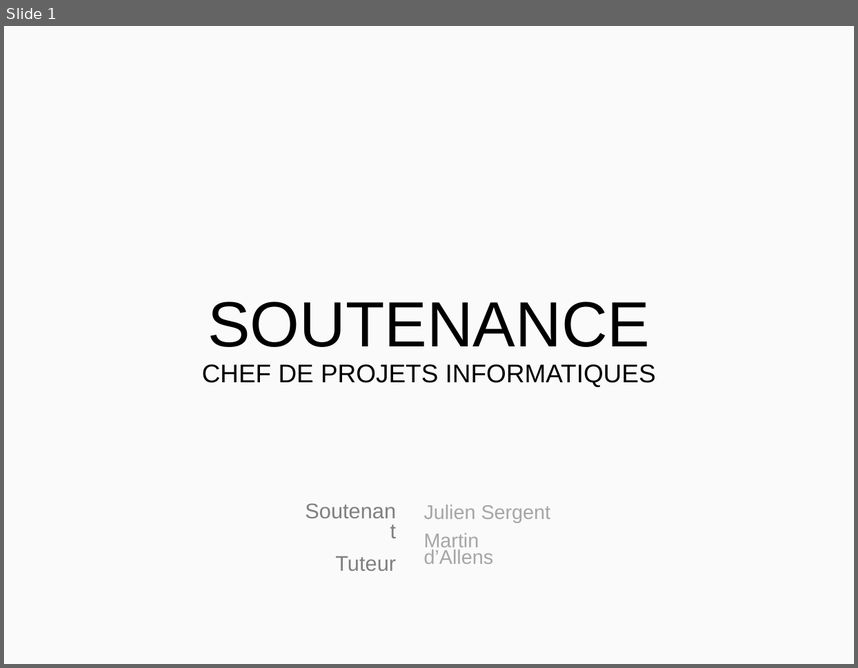
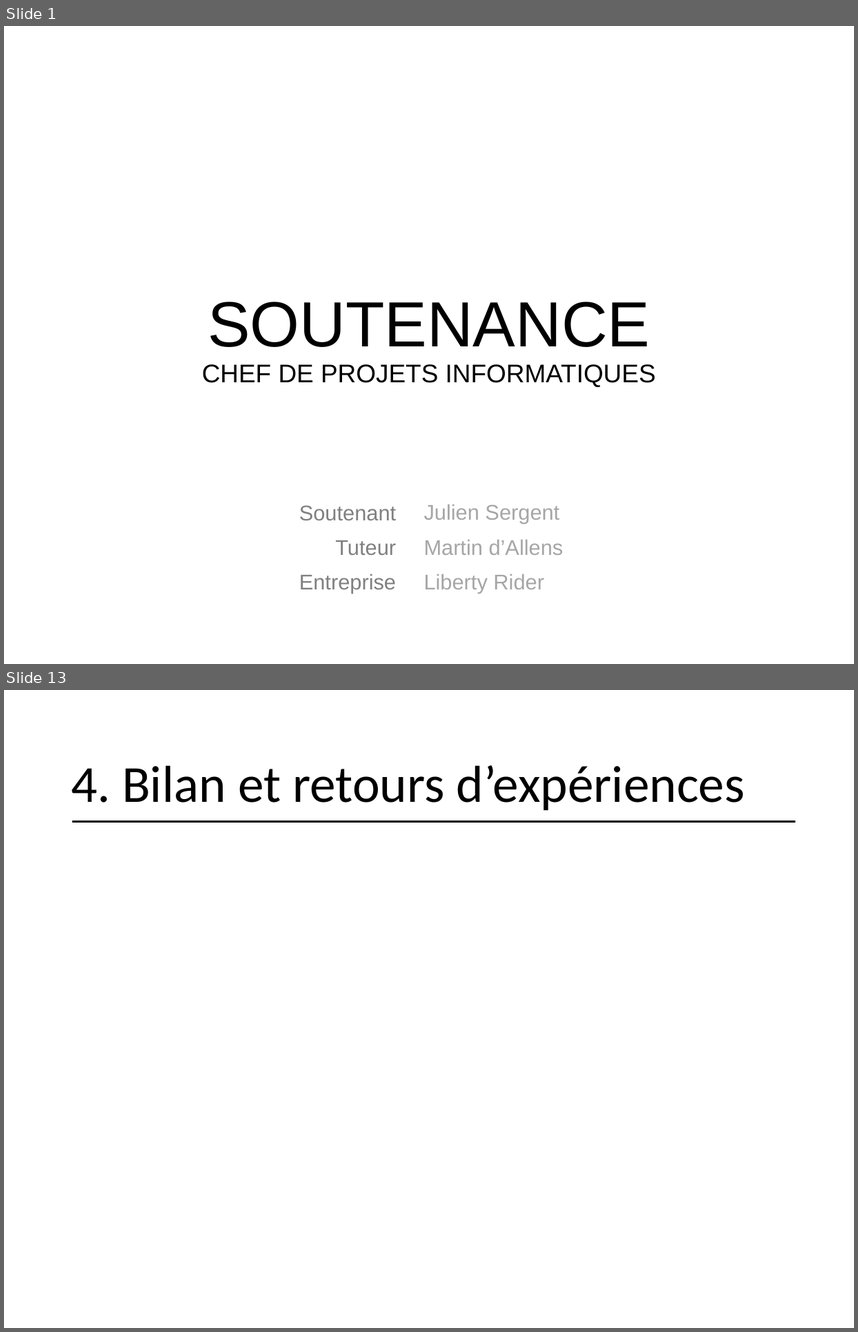
Before and after one commit to MadDeveloper/thesis, a slide deck: Présentation.pptx. Shown one above the other, each under a label of ours: slide 1 before the commit, slides 1 and 13 after it; the slides between them are not shown. The pictures are 858x668 and 858x1332 pixels, drawn with LibreOffice and Linux fonts; fonts in the diff are those of the drawing. Boxes give left, top, right and bottom in pixels: in the first picture for what was removed or moved away, otherwise in the second. Text is boxed around its words. In the diff, an @@ line names an element or a change of style, - is before the commit and + after.

```diff
--- a/Présentation.pptx
+++ b/Présentation.pptx
@@ slide 13 added at (4, 690, 854, 1328), background #FFFFFF @@
@@ title added at (71, 765, 745, 810), 44 pt, text #000000 @@
+4. Bilan et retours d’expériences
@@ line added from (72, 822) to (795, 822), #000000 2 pt @@
@@ slide 1 changed as well @@
@@ background #FAFAFA to #FFFFFF @@
@@ text "Soutenant": place and size @@
-text "Soutenant" at (335, 556, 396, 570)
+text "Soutenant" at (299, 505, 396, 593)
@@ text at (299, 505, 396, 555): line spacing 0.8 to 0.9 @@
@@ subtitle at (424, 504, 564, 555): size 16.8 to 18 pt in "Julien Sergent", "Martin d’Allens"; line spacing 0.7 to 0.9 @@
@@ text at (299, 573, 396, 593): paragraph added @@
+Entreprise
@@ subtitle at (424, 574, 544, 593): paragraph added @@
+Liberty Rider
```
Also in this commit, not shown: 13 other slides added, 1 slide removed, 3 other files.
